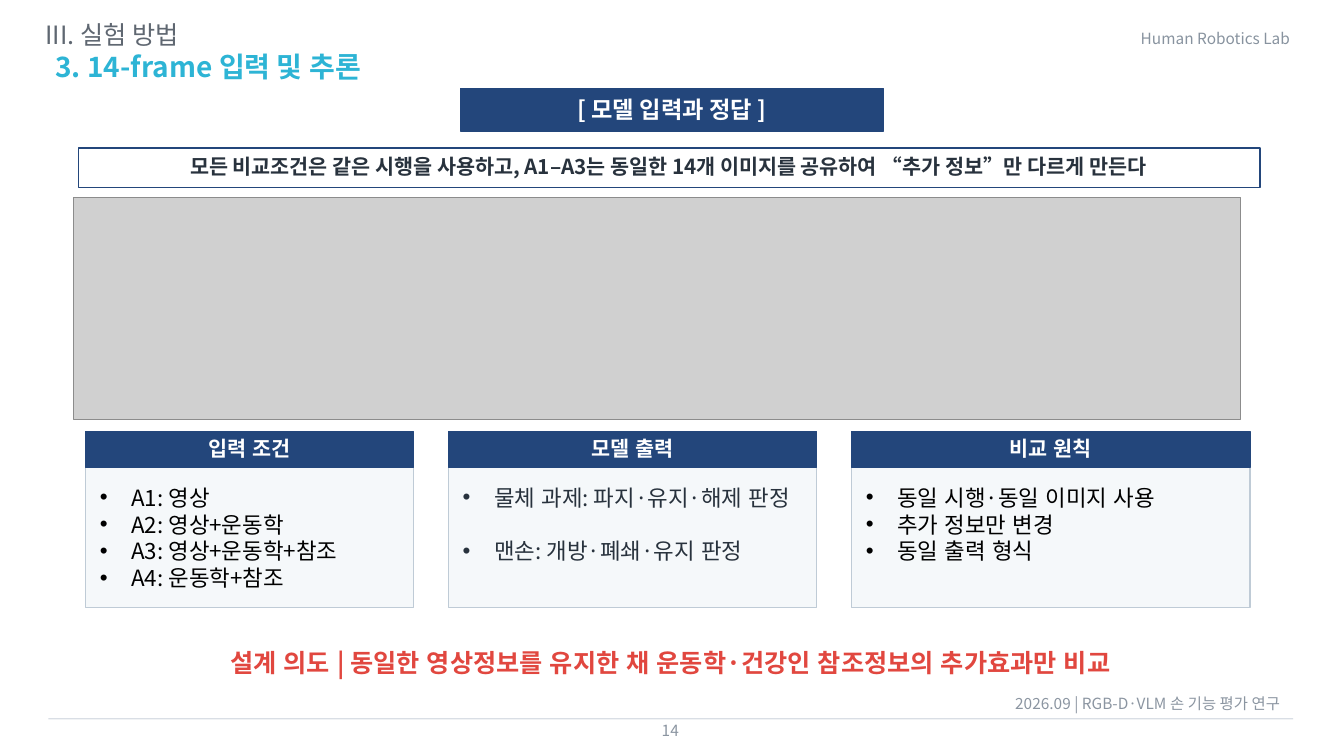
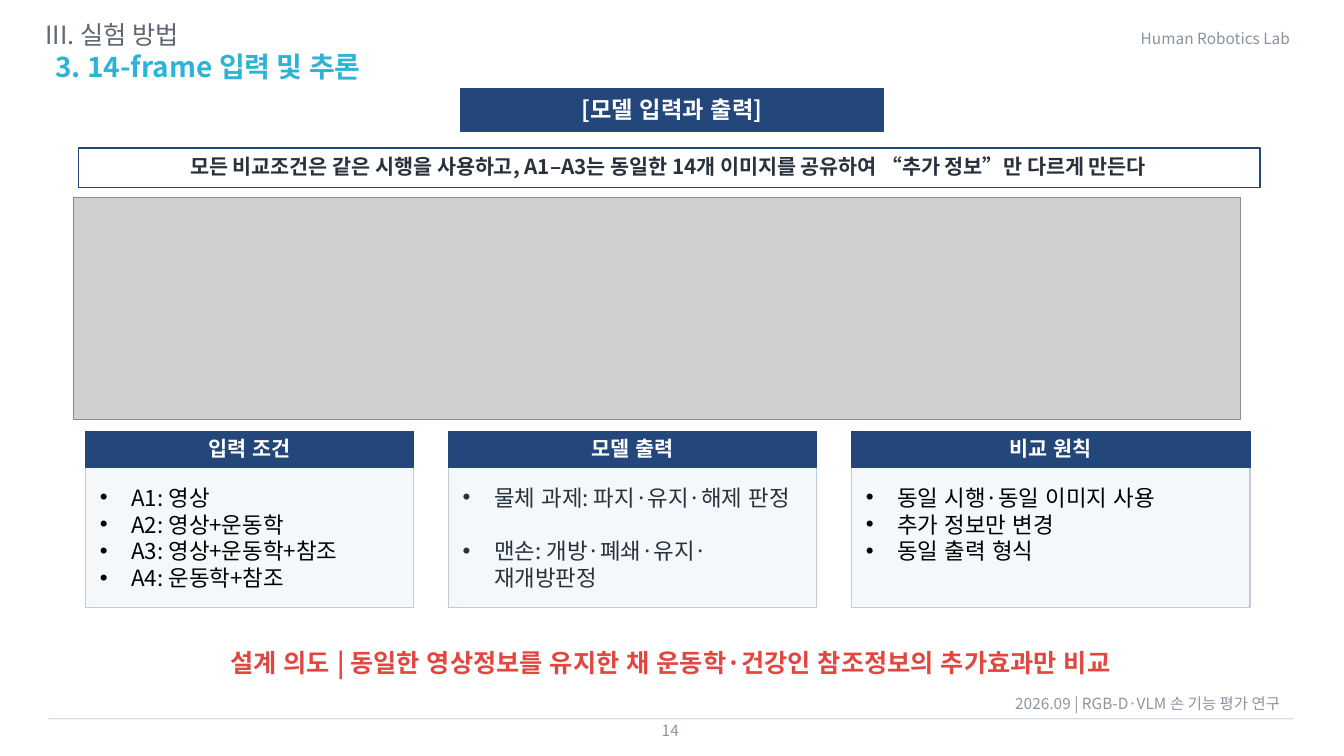
Before and after one commit to passtock/casstone, a slide deck: slide 14 of capstone/연구계획서22000561이재용0910.pptx. Drawn at 1344x756 pixels with LibreOffice and Linux fonts; fonts in the diff are those of the drawing; grey boxes stand for pictures. Boxes give left, top, right and bottom in pixels: in the first picture for what was removed or moved away, otherwise in the second. Text is boxed around its words. In the diff, an @@ line names an element or a change of style, - is before the commit and + after.

```diff
--- a/capstone/연구계획서22000561이재용0910.pptx
+++ b/capstone/연구계획서22000561이재용0910.pptx
@@ text at (x1=581, y1=98, x2=763, y2=122): text changed @@
-[ 모델 입력과 정답 ]
+[모델 입력과 출력]
@@ text at (x1=494, y1=540, x2=708, y2=588): text changed @@
-• 맨손: 개방·폐쇄·유지 판정
+• 맨손: 개방·폐쇄·유지·재개방판정
```
Also in this commit, not shown: 13 other slides changed.
